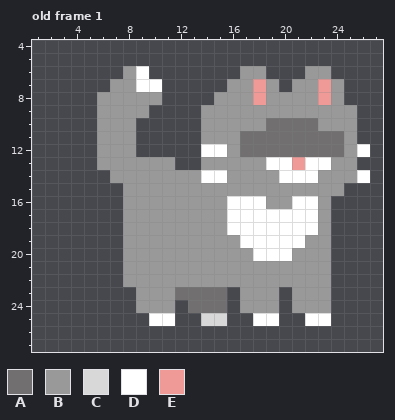
Two versions of one pixel-art file, project/characters/player_character/art/grey cat walk1.aseprite. Above is the file before it was changed.
32x32 pixels, 4 frames. Shown: old frame 1: x 1..27, y 4..27.
Palette (. is transparent): A #716f70  B #999999  C #d8d8d8  D #ffffff  E #f09a97
After the commit:
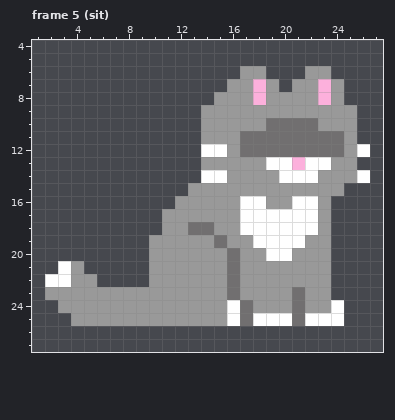
A new or re-ordered frame is compared with the old frame closest to it.
Commit message: Adds cat animations for walking
Diff:
frames 4 -> 5
colour E: #f09a97 -> #fcb0dc
Frame 5 (sit) is new; against old frame 1:
y 6: x 8..9 BD -> ..
y 7: x 7..10 BBDD -> ....
y 8: x 6..10 BBBBB -> .....
y 9: x 6..9 BBBB -> ....
y 10..12: x 6..8 BBB -> ...
y 13: x 6..11 BBBBBB -> ......
y 14: x 7..13 BBBBBBB -> .......
y 15: x 8..12 BBBBB -> .....
y 16: x 8..11 BBBB -> ....; x 16 D -> B
y 17: x 8..10 BBB -> ...; x 16 D -> B
y 18: x 8..10 BBB -> ...; x 13..14 BB -> AA; x 16 D -> B
y 19: x 8..9 BB -> ..; x 15 B -> A; x 17 D -> B
y 20: x 8..9 BB -> ..; x 16 B -> A; x 18 D -> B
y 21: x 3..4 .. -> DB; x 8..9 BB -> ..; x 16 B -> A
y 22: x 2..5 .... -> DDBB; x 8..9 BB -> ..; x 16 B -> A
y 23: x 2..8 ....... -> BBBBBBB; x 12..16 AAAA. -> BBBBA; x 20..21 .B -> BA
y 24: x 3..8 ...... -> BBBBBB; x 12..17 .AAA.B -> BBBBDA; x 20..21 .B -> BA; x 24 . -> D
y 25: x 4..17 ......DD..CC.. -> BBBBBBBBBBBBDA; x 20..21 .. -> DA; x 24 . -> D
